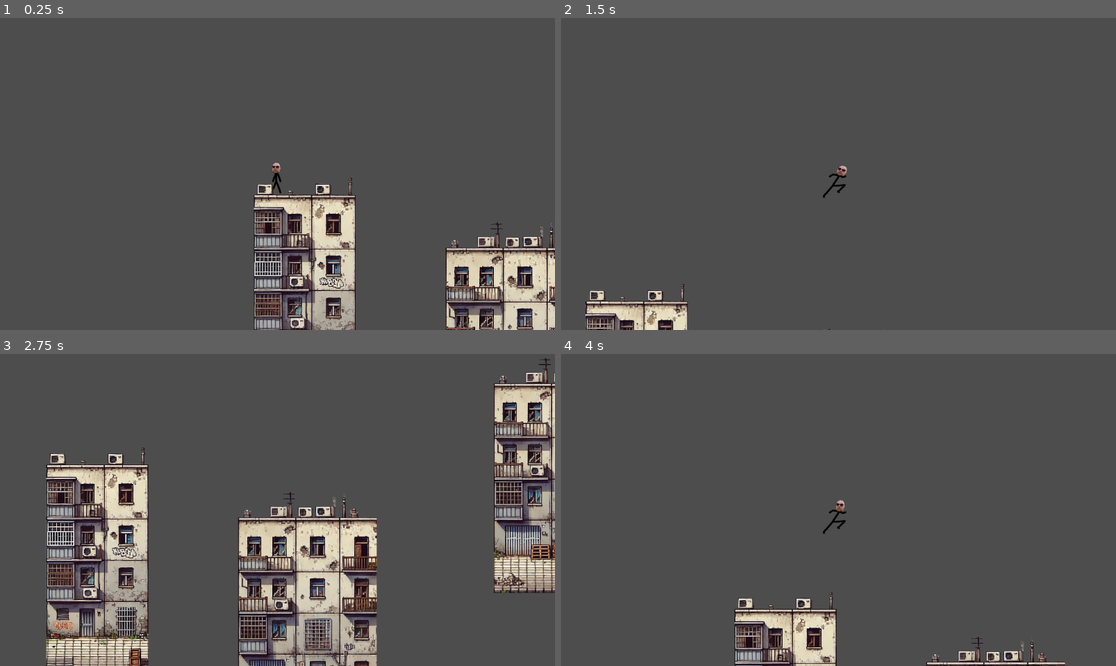
Above: before the commit, frames 1-4 (two rows, left to right).
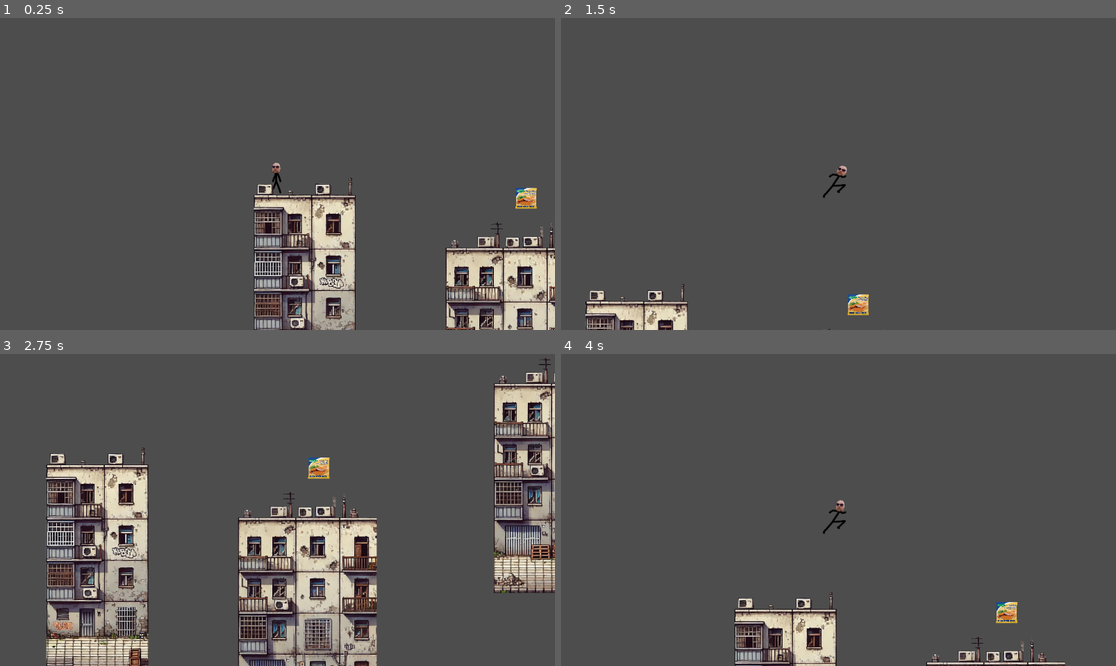
Above: after the commit, the same moments.

Repository: sanyika22145/isti_game
Game: Godot game, scene res://scenes/game.tscn
The game is run twice, just before and just after one commit, with the same random seed, the same clock (stepped at 60 frames per second) and the same inputs.
Inputs:
- Up to frame 1 (0.25 s): no input
- Up to frame 2 (1.5 s): tap Enter at 0.5 s; hold D (move_right) from 0.53 s (still down); tap W (jump) at 0.6, 0.77, 1.07, 1.35 s
- Up to frame 3 (2.75 s): tap W (jump) at 1.52, 1.82, 2.1 s; release D (move_right) at 2.03 s; hold A (move_left) from 2.03 s (still down)
- Up to frame 4 (4 s): release A (move_left) at 2.78 s; hold D (move_right) from 2.78 s (still down); tap W (jump) at 2.85, 3.02, 3.32, 3.6, 3.77 s

The runs differ from the first frame. In frame 1, 0.3% of the frame differs, in the area x 92-97%, y 54-62%; in frame 2, 0.3%; in frame 3, 0.3%, in the area x 55-60%, y 33-41%; in frame 4, 0.3%.

Commit message:
felveheto cordon

Diff:
--- a/mcistikalandjai/project.godot
+++ b/mcistikalandjai/project.godot
@@ -15,9 +15,17 @@
 config/features=PackedStringArray("4.3", "Forward Plus")
 config/icon="res://icon.svg"
 
+[autoload]
+
+GameManager="*res://scenes/game_manager.tscn"
+
 [dotnet]
 
 project/assembly_name="McIstiKalandjai"
+
+[global_group]
+
+player=""
 
 [input]
 
--- a/mcistikalandjai/scenes/game.tscn
+++ b/mcistikalandjai/scenes/game.tscn
@@ -1,15 +1,16 @@
-[gd_scene load_steps=18 format=3 uid="uid://x3408vxotqj"]
+[gd_scene load_steps=19 format=3 uid="uid://x3408vxotqj"]
 
 [ext_resource type="PackedScene" uid="uid://c5ag6q51ckqel" path="res://scenes/player.tscn" id="1_wpt44"]
-[ext_resource type="PackedScene" uid="uid://bfja8yt81uh63" path="res://scenes/panel.tscn" id="2_qi7us"]
+[ext_resource type="PackedScene" uid="uid://bfja8yt81uh63" path="res://scenes/platformok/panel.tscn" id="2_qi7us"]
 [ext_resource type="PackedScene" uid="uid://o5ekqncrmsf5" path="res://scenes/killzone.tscn" id="3_2cj8q"]
-[ext_resource type="PackedScene" uid="uid://ntwnos7nb0k1" path="res://scenes/panel_02.tscn" id="4_r8u4m"]
-[ext_resource type="PackedScene" uid="uid://vxiu6yjgbpew" path="res://scenes/targyak/dezodor.tscn" id="5_8kp40"]
-[ext_resource type="PackedScene" uid="uid://d21kx6sibdbkb" path="res://scenes/targyak/cocacola.tscn" id="7_1qesu"]
+[ext_resource type="PackedScene" uid="uid://ntwnos7nb0k1" path="res://scenes/platformok/panel_02.tscn" id="4_r8u4m"]
+[ext_resource type="PackedScene" uid="uid://vxiu6yjgbpew" path="res://scenes/platformok/dezodor.tscn" id="5_8kp40"]
+[ext_resource type="PackedScene" uid="uid://d21kx6sibdbkb" path="res://scenes/platformok/cocacola.tscn" id="7_1qesu"]
 [ext_resource type="Texture2D" uid="uid://qi1iwrl8ns3m" path="res://assets/targyak/cordon.png" id="8_iw1ev"]
-[ext_resource type="PackedScene" uid="uid://drops2dt7lvdt" path="res://scenes/targyak/tuborg.tscn" id="8_q8vx4"]
-[ext_resource type="PackedScene" uid="uid://50pnstknpd0y" path="res://scenes/targyak/taviranyito.tscn" id="9_1kwer"]
-[ext_resource type="PackedScene" uid="uid://chcm1lcefsvch" path="res://scenes/targyak/pepsi.tscn" id="10_qo3sv"]
+[ext_resource type="PackedScene" uid="uid://drops2dt7lvdt" path="res://scenes/platformok/tuborg.tscn" id="8_q8vx4"]
+[ext_resource type="PackedScene" uid="uid://50pnstknpd0y" path="res://scenes/platformok/taviranyito.tscn" id="9_1kwer"]
+[ext_resource type="PackedScene" uid="uid://chcm1lcefsvch" path="res://scenes/platformok/pepsi.tscn" id="10_qo3sv"]
+[ext_resource type="PackedScene" uid="uid://ci372cvpo8tn8" path="res://scenes/targyak/cordon_felveheto.tscn" id="11_dsdnw"]
 
 [sub_resource type="Animation" id="Animation_57kv4"]
 length = 0.001
@@ -100,6 +101,7 @@
 
 [node name="player" parent="." instance=ExtResource("1_wpt44")]
 position = Vector2(-40, 85)
+collision_layer = 3
 
 [node name="Camera2D" type="Camera2D" parent="player"]
 zoom = Vector2(0.5, 0.5)
@@ -127,15 +129,15 @@
 [node name="Panel04" parent="." instance=ExtResource("4_r8u4m")]
 position = Vector2(718, 709)
 
+[node name="tuborg3" parent="." instance=ExtResource("8_q8vx4")]
+position = Vector2(2684, -2649)
+rotation = 3.14159
+
+[node name="tuborg2" parent="." instance=ExtResource("8_q8vx4")]
+position = Vector2(2341, -1531)
+
 [node name="tuborg" parent="." instance=ExtResource("8_q8vx4")]
 position = Vector2(2991, -1353)
-
-[node name="tuborg" parent="tuborg" instance=ExtResource("8_q8vx4")]
-position = Vector2(-650, -178)
-
-[node name="tuborg" parent="tuborg/tuborg" instance=ExtResource("8_q8vx4")]
-position = Vector2(343, -1118)
-rotation = 3.14159
 
 [node name="AnimationPlayer2" type="AnimationPlayer" parent="."]
 libraries = {
@@ -147,7 +149,7 @@
 position = Vector2(4565, -1490)
 rotation = -1.0472
 
-[node name="Cordon" type="Sprite2D" parent="."]
+[node name="cordonKamu" type="Sprite2D" parent="."]
 show_behind_parent = true
 position = Vector2(5321, -466)
 rotation = -0.785397
@@ -156,8 +158,11 @@
 [node name="taviranyito" parent="." instance=ExtResource("9_1kwer")]
 position = Vector2(1932, -2275)
 
+[node name="cordonFelveheto" parent="." instance=ExtResource("11_dsdnw")]
+position = Vector2(992, 189)
+
+[node name="pepsi2" parent="." instance=ExtResource("10_qo3sv")]
+position = Vector2(1100, -2935)
+
 [node name="pepsi" parent="." instance=ExtResource("10_qo3sv")]
 position = Vector2(1613, -1535)
-
-[node name="pepsi" parent="pepsi" instance=ExtResource("10_qo3sv")]
-position = Vector2(-513, -1400)
--- /dev/null
+++ b/mcistikalandjai/scenes/game_manager.gd
@@ -0,0 +1,11 @@
+extends Node
+
+
+# Called when the node enters the scene tree for the first time.
+func _ready() -> void:
+	pass # Replace with function body.
+
+
+# Called every frame. 'delta' is the elapsed time since the previous frame.
+func _process(delta: float) -> void:
+	pass
--- /dev/null
+++ b/mcistikalandjai/scenes/game_manager.tscn
@@ -0,0 +1,6 @@
+[gd_scene load_steps=2 format=3 uid="uid://cfje6wok8ua0q"]
+
+[ext_resource type="Script" path="res://script/game_manager.gd" id="1_2sx6w"]
+
+[node name="GameManager" type="Node"]
+script = ExtResource("1_2sx6w")
--- a/mcistikalandjai/scenes/killzone.tscn
+++ b/mcistikalandjai/scenes/killzone.tscn
@@ -17,7 +17,7 @@
 
 [node name="kurvaanyadat2" type="AudioStreamPlayer" parent="."]
 stream = ExtResource("2_ofyvu")
-volume_db = -11.243
+volume_db = -8.432
 
 [connection signal="body_entered" from="." to="." method="_on_body_entered"]
 [connection signal="timeout" from="Timer" to="." method="_on_timer_timeout"]
--- a/mcistikalandjai/scenes/player.tscn
+++ b/mcistikalandjai/scenes/player.tscn
@@ -44,11 +44,12 @@
 radius = 16.0
 height = 128.0
 
-[node name="player" type="CharacterBody2D"]
+[node name="player" type="CharacterBody2D" groups=["player"]]
 collision_layer = 2
+collision_mask = 3
 script = ExtResource("1_pr51s")
 
-[node name="AnimatedSprite2D" type="AnimatedSprite2D" parent="."]
+[node name="AnimatedSprite2D" type="AnimatedSprite2D" parent="." groups=["player"]]
 position = Vector2(-0.124988, 12)
 scale = Vector2(0.661504, 0.580272)
 sprite_frames = SubResource("SpriteFrames_gf3jc")
@@ -57,7 +58,7 @@
 frame = 1
 frame_progress = 0.860252
 
-[node name="CollisionShape2D" type="CollisionShape2D" parent="."]
+[node name="CollisionShape2D" type="CollisionShape2D" parent="." groups=["player"]]
 position = Vector2(-6, 25)
 shape = SubResource("CapsuleShape2D_rxc5x")
 
--- /dev/null
+++ b/mcistikalandjai/scenes/targyak/cordon_felveheto.tscn
@@ -0,0 +1,26 @@
+[gd_scene load_steps=5 format=3 uid="uid://ci372cvpo8tn8"]
+
+[ext_resource type="Texture2D" uid="uid://qi1iwrl8ns3m" path="res://assets/targyak/cordon.png" id="1_pfywq"]
+[ext_resource type="Script" path="res://script/cordon_felveheto.gd" id="2_bqpnq"]
+[ext_resource type="AudioStream" uid="uid://bu8t48gi4luwj" path="res://assets/audio/kordonblu.mp3" id="3_qt8yv"]
+
+[sub_resource type="RectangleShape2D" id="RectangleShape2D_w2p8x"]
+size = Vector2(465.241, 454.545)
+
+[node name="cordonFelveheto" type="Sprite2D"]
+position = Vector2(-2, 2)
+scale = Vector2(0.187, 0.187)
+texture = ExtResource("1_pfywq")
+script = ExtResource("2_bqpnq")
+
+[node name="Area2D" type="Area2D" parent="."]
+
+[node name="CollisionShape2D" type="CollisionShape2D" parent="Area2D"]
+position = Vector2(2.67378, 2.67381)
+scale = Vector2(1, 1)
+shape = SubResource("RectangleShape2D_w2p8x")
+
+[node name="pickup" type="AudioStreamPlayer" parent="."]
+stream = ExtResource("3_qt8yv")
+
+[connection signal="body_entered" from="Area2D" to="." method="_on_area_2d_body_entered"]
--- /dev/null
+++ b/mcistikalandjai/script/cordon_felveheto.gd
@@ -0,0 +1,25 @@
+extends Sprite2D
+@onready var pickup: AudioStreamPlayer = $pickup
+
+
+# Called when the node enters the scene tree for the first time.
+func _ready() -> void:
+	pass # Replace with function body.
+
+
+# Called every frame. 'delta' is the elapsed time since the previous frame.
+@warning_ignore("unused_parameter")
+func _process(delta: float) -> void:
+	pass
+
+
+func _on_area_2d_body_entered(body: Node2D) -> void:
+	if body.is_in_group('player'):
+		GameManager.score += 100
+		print(GameManager.score)
+		pickup.play()
+		visible = false
+		body.set_collision_layer_value(1, false)
+		body.set_collision_layer_value(10, true)
+		await pickup.finished
+		queue_free()
--- /dev/null
+++ b/mcistikalandjai/script/game_manager.gd
@@ -0,0 +1,3 @@
+extends Node
+
+var score = 0
--- a/mcistikalandjai/script/player.gd
+++ b/mcistikalandjai/script/player.gd
@@ -7,17 +7,14 @@
 @onready var animated_sprite_2d: AnimatedSprite2D = $AnimatedSprite2D
 
 func _physics_process(delta: float) -> void:
-	# Add the gravity.
 	if not is_on_floor():
 		velocity += get_gravity() * delta
 
-	# Handle jump.
+
 	if Input.is_action_just_pressed("jump") and is_on_floor():
 		ugras_audio.play()
 		velocity.y = JUMP_VELOCITY
 
-	# Get the input direction and handle the movement/deceleration.
-	# As good practice, you should replace UI actions with custom gameplay actions.
 	var direction := Input.get_axis("move_left", "move_right")
 
 	if direction > 0:
Not shown, added: mcistikalandjai/assets/audio/kordonblu.mp3.import
Renamed: mcistikalandjai/scenes/targyak/cocacola.tscn -> mcistikalandjai/scenes/platformok/cocacola.tscn
Renamed: mcistikalandjai/scenes/targyak/cordon.tscn -> mcistikalandjai/scenes/platformok/cordon.tscn
Renamed: mcistikalandjai/scenes/targyak/dezodor.tscn -> mcistikalandjai/scenes/platformok/dezodor.tscn
Renamed: mcistikalandjai/scenes/panel.tscn -> mcistikalandjai/scenes/platformok/panel.tscn
Renamed: mcistikalandjai/scenes/panel_02.tscn -> mcistikalandjai/scenes/platformok/panel_02.tscn
Renamed: mcistikalandjai/scenes/targyak/pepsi.tscn -> mcistikalandjai/scenes/platformok/pepsi.tscn
Renamed: mcistikalandjai/scenes/szint.tscn -> mcistikalandjai/scenes/platformok/szint.tscn
Renamed: mcistikalandjai/scenes/targyak/taviranyito.tscn -> mcistikalandjai/scenes/platformok/taviranyito.tscn
Renamed: mcistikalandjai/scenes/targyak/tuborg.tscn -> mcistikalandjai/scenes/platformok/tuborg.tscn
Not shown, added: mcistikalandjai/assets/audio/kordonblu.mp3
